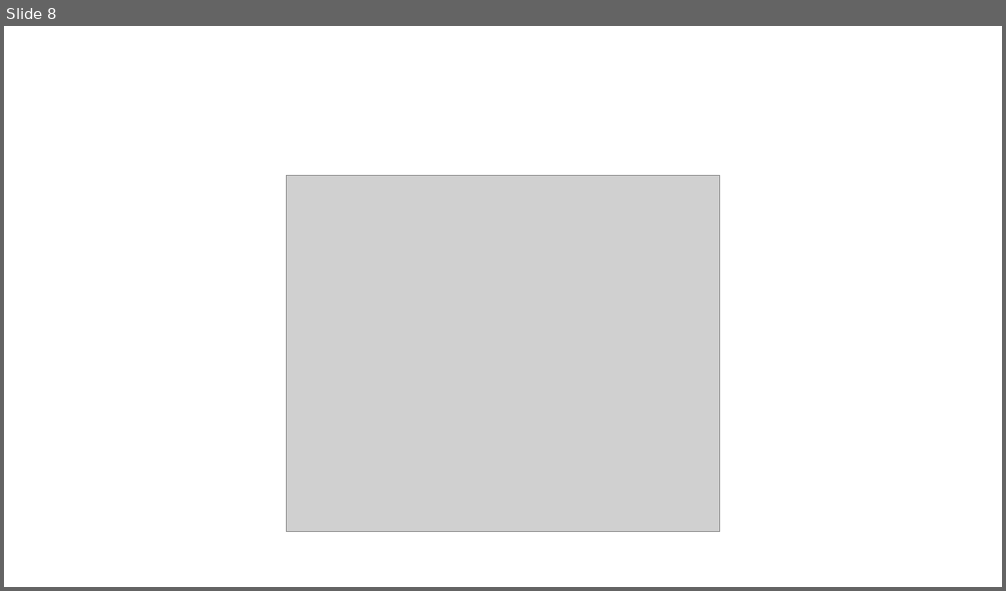
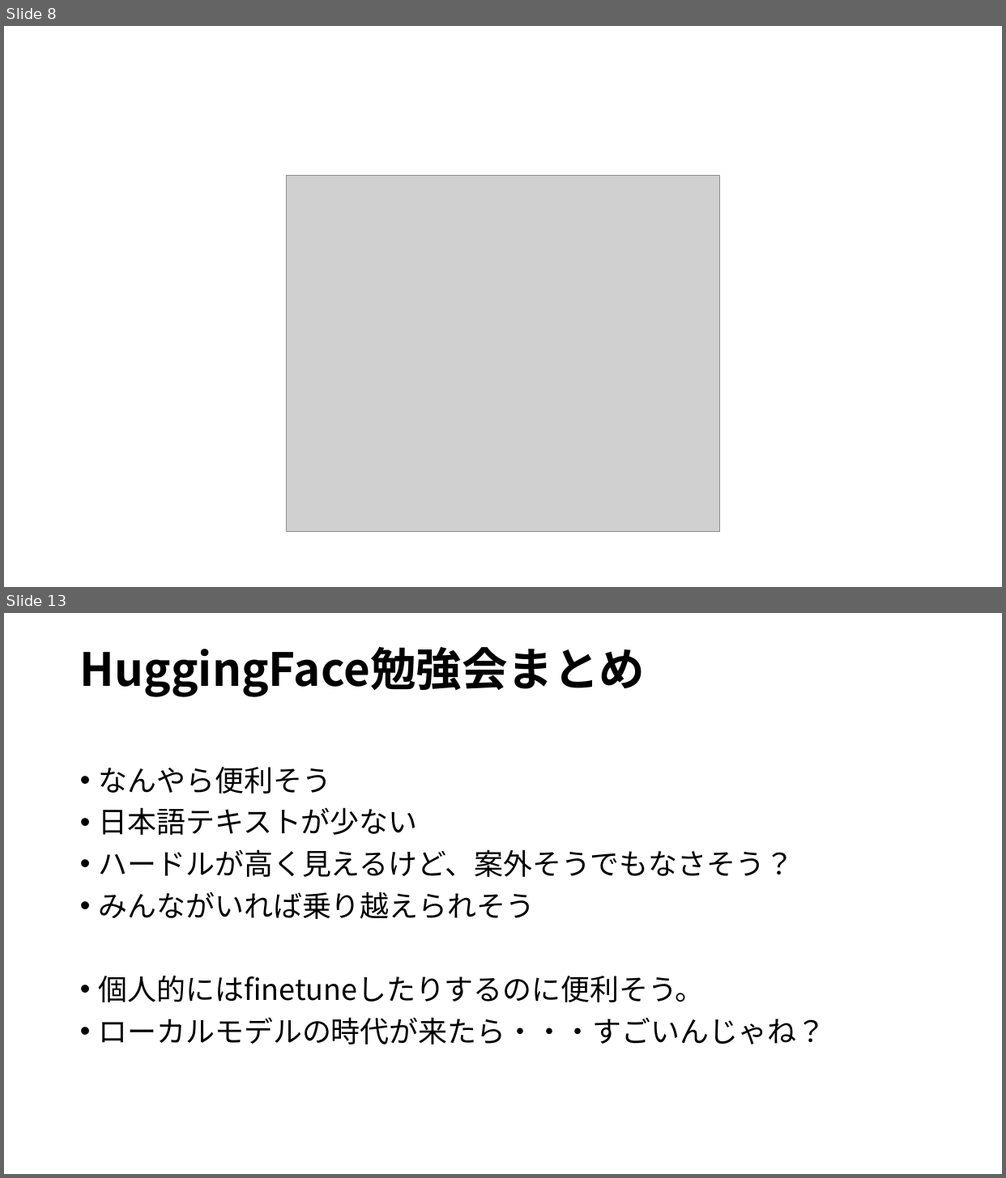
Before and after one commit to ikedachin/study_huggingface, a slide deck: huggingface 発表資料.pptx. Shown one above the other, each under a label of ours: slide 8 before the commit, slides 8 and 13 after it; the slides between them are not shown. The pictures are 1006x591 and 1006x1178 pixels, drawn with LibreOffice and Linux fonts; fonts in the diff are those of the drawing; grey boxes stand for pictures; background and template pictures are left out. Boxes give left, top, right and bottom in pixels: in the first picture for what was removed or moved away, otherwise in the second. Text is boxed around its words. In the diff, an @@ line names an element or a change of style, - is before the commit and + after.

```diff
--- a/huggingface 発表資料.pptx
+++ b/huggingface 発表資料.pptx
@@ slide 13 added at [4, 613, 1002, 1174], background #FFFFFF @@
@@ title added at [80, 647, 645, 697], 44 pt, text #000000, bold @@
+HuggingFace勉強会まとめ
@@ text added at [99, 767, 825, 1045], 28 pt, text #000000 @@
+• なんやら便利そう
+• 日本語テキストが少ない
+• ハードルが高く見えるけど、案外そうでもなさそう？
+• みんながいれば乗り越えられそう
+• 個人的にはfinetuneしたりするのに便利そう。
+• ローカルモデルの時代が来たら・・・すごいんじゃね？
```
Also in this commit, not shown: 11 slides changed, 2 other slides added, 1 slide removed.
